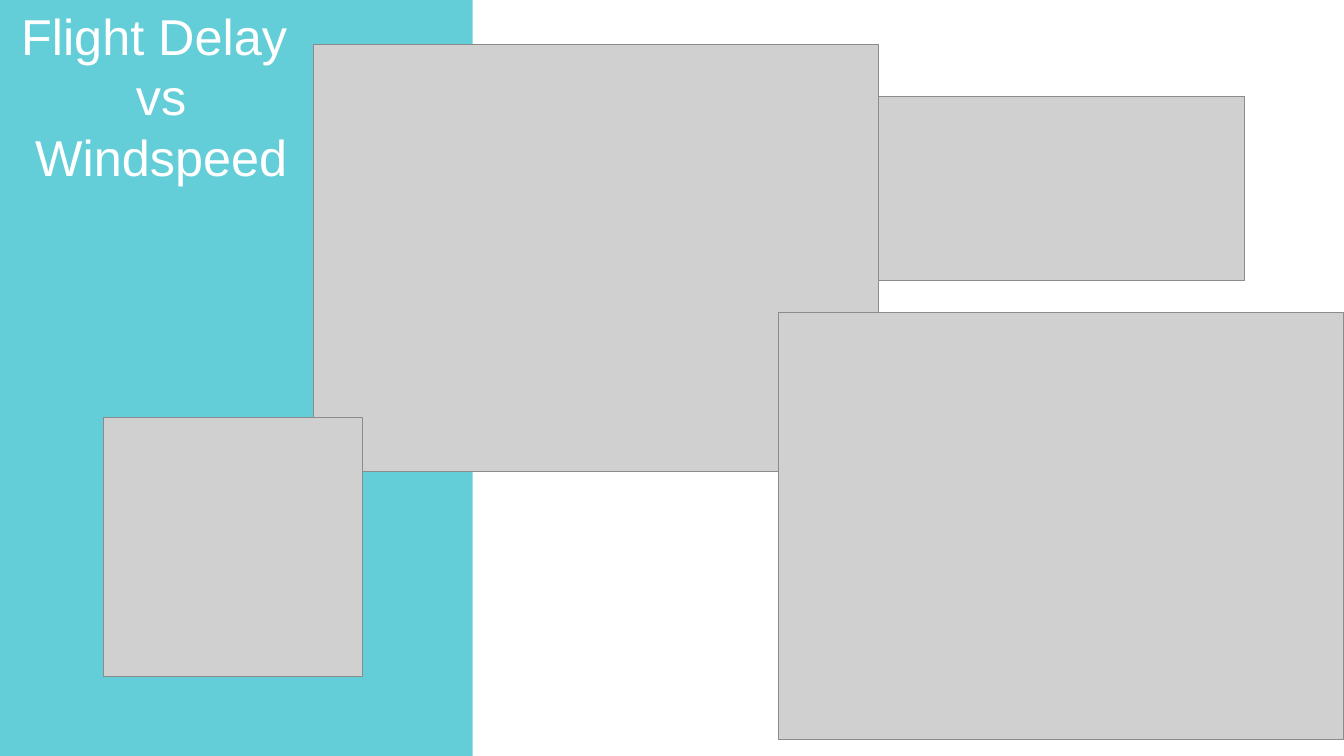
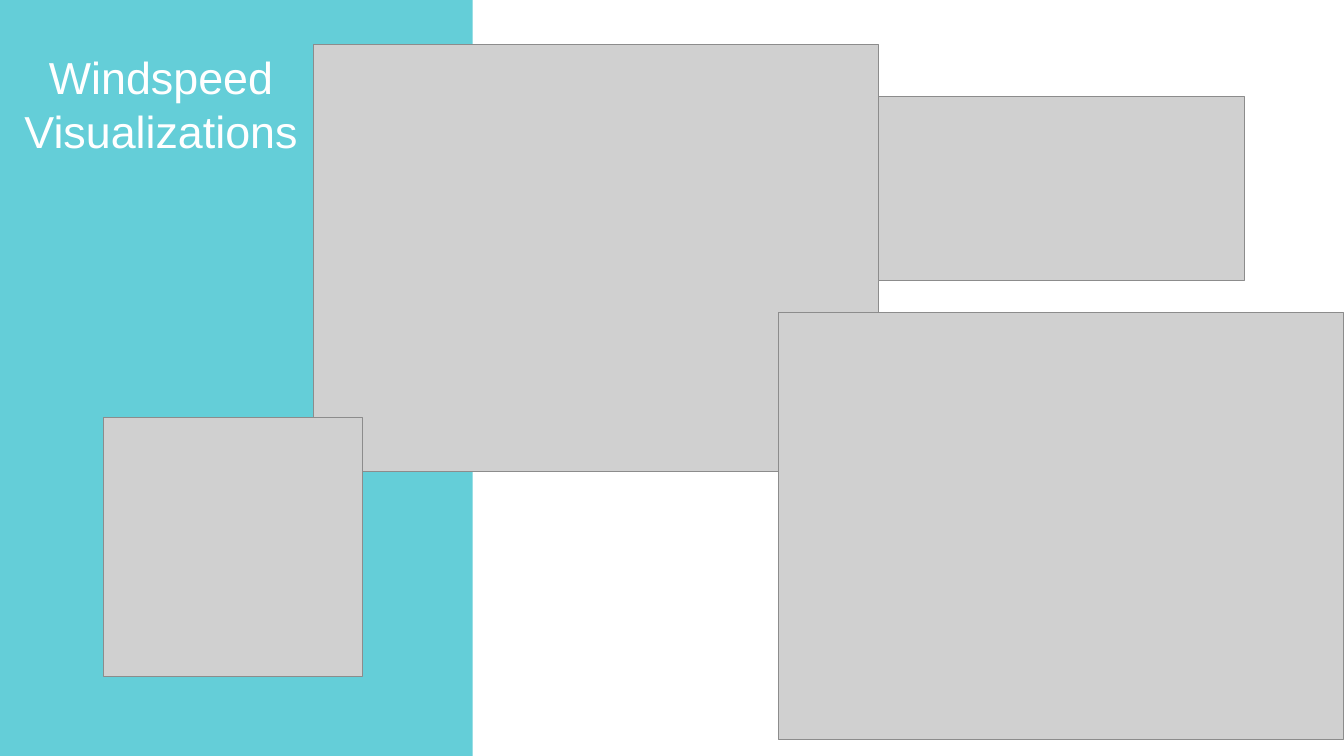
Before and after one commit to bgrullon/FlightDelayPrediction, a slide deck: slide 10 of src/presentation/Flight Delay Prediction.pptx. Drawn at 1344x756 pixels with LibreOffice and Linux fonts; fonts in the diff are those of the drawing; grey boxes stand for pictures. Boxes give left, top, right and bottom in pixels: in the first picture for what was removed or moved away, otherwise in the second. Text is boxed around its words. In the diff, an @@ line names an element or a change of style, - is before the commit and + after.

```diff
--- a/src/presentation/Flight Delay Prediction.pptx
+++ b/src/presentation/Flight Delay Prediction.pptx
@@ text at <box>24,61,297,149</box>: text changed; size 36 to 32 pt @@
-Flight Delay
-vs Windspeed
+Windspeed
+Visualizations
```
Also in this commit, not shown: 13 other slides changed, 4 slides added, 2 slides removed, 2 other files.
